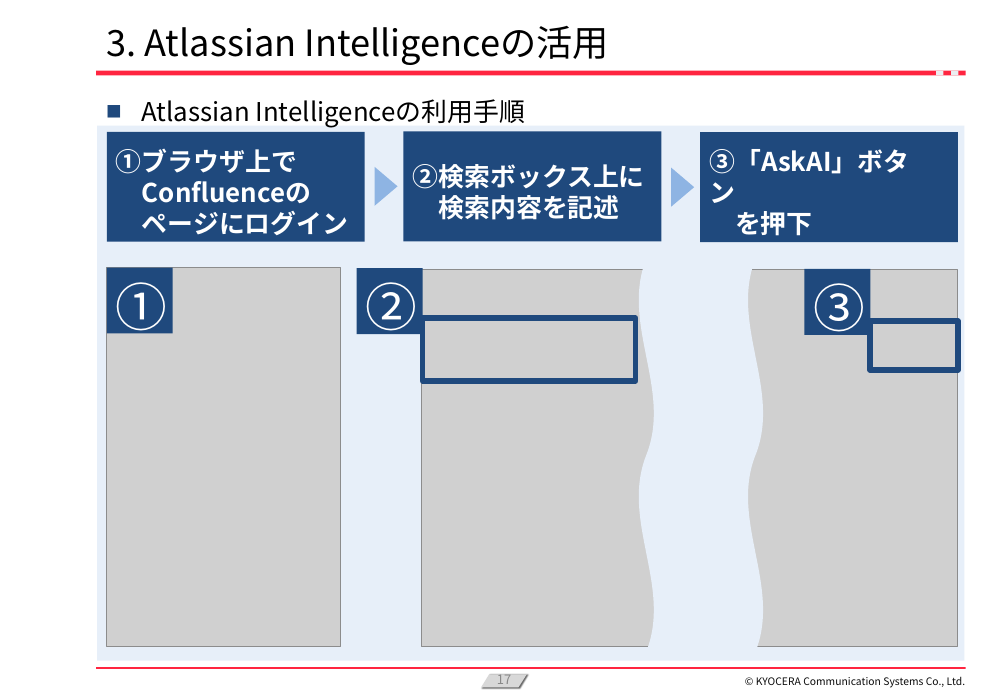
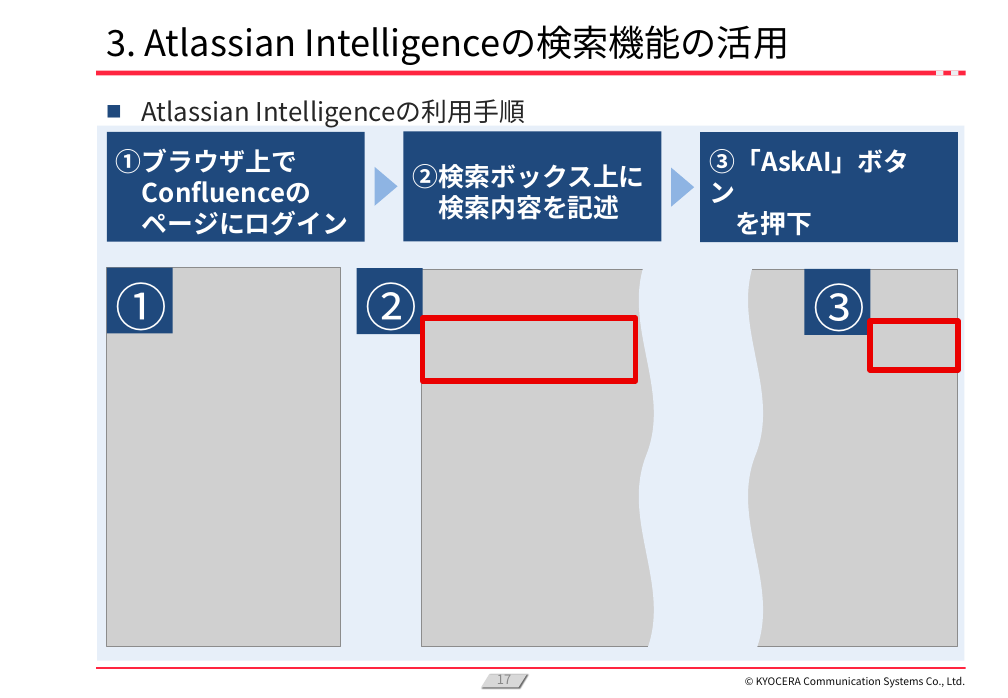
Before and after one commit to KanataOsako/SCSA, a slide deck: slide 17 of src/研究レポート/業務改善【大迫かなた】2024年予選会資料.pptx. Drawn at 1008x698 pixels with LibreOffice and Linux fonts; fonts in the diff are those of the drawing; grey boxes stand for pictures; background and template pictures are left out. Boxes give left, top, right and bottom in pixels: in the first picture for what was removed or moved away, otherwise in the second. Text is boxed around its words. In the diff, an @@ line names an element or a change of style, - is before the commit and + after.

```diff
--- a/src/研究レポート/業務改善【大迫かなた】2024年予選会資料.pptx
+++ b/src/研究レポート/業務改善【大迫かなた】2024年予選会資料.pptx
@@ title at [106,25,789,65]: text changed @@
-3. Atlassian Intelligenceの活用
+3. Atlassian Intelligenceの検索機能の活用
@@ text "Atlassian Intelligenceの利用手順" at [141,99,526,127]: text colour #000000 to #262626 @@
@@ rectangle at [423,318,636,381]: outline #1F497D 4.5 pt to #EA0000 4.5 pt @@
@@ rectangle at [870,321,959,370]: outline #1F497D 4.5 pt to #EA0000 4.5 pt @@
```
Also in this commit, not shown: 37 other slides changed, 1 slide added, 1 other file.
